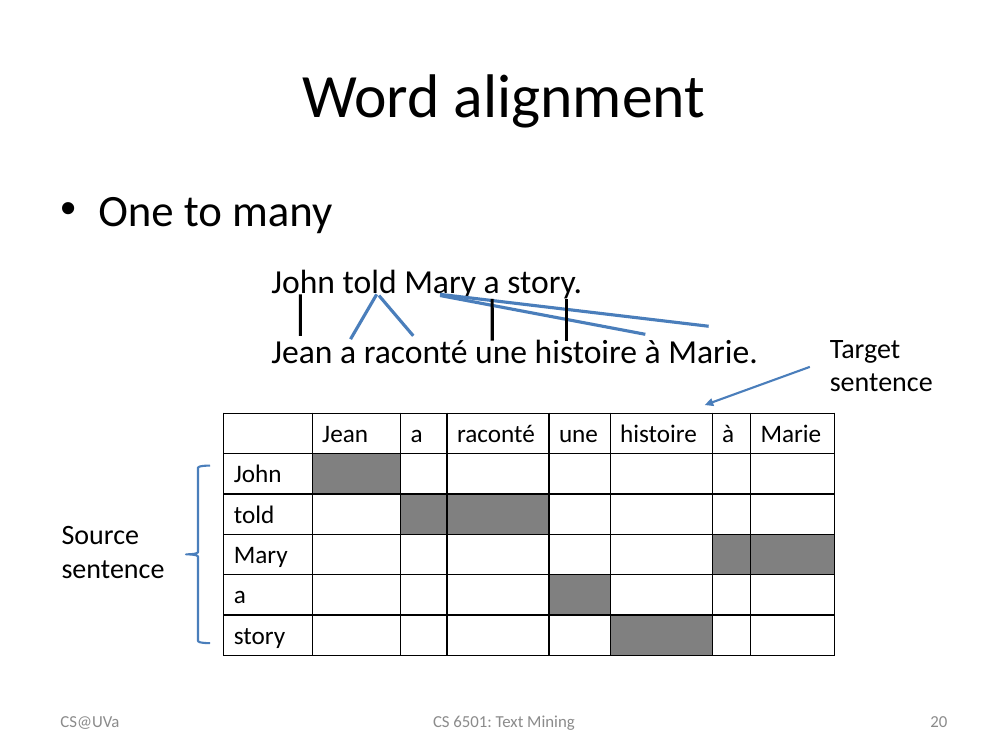
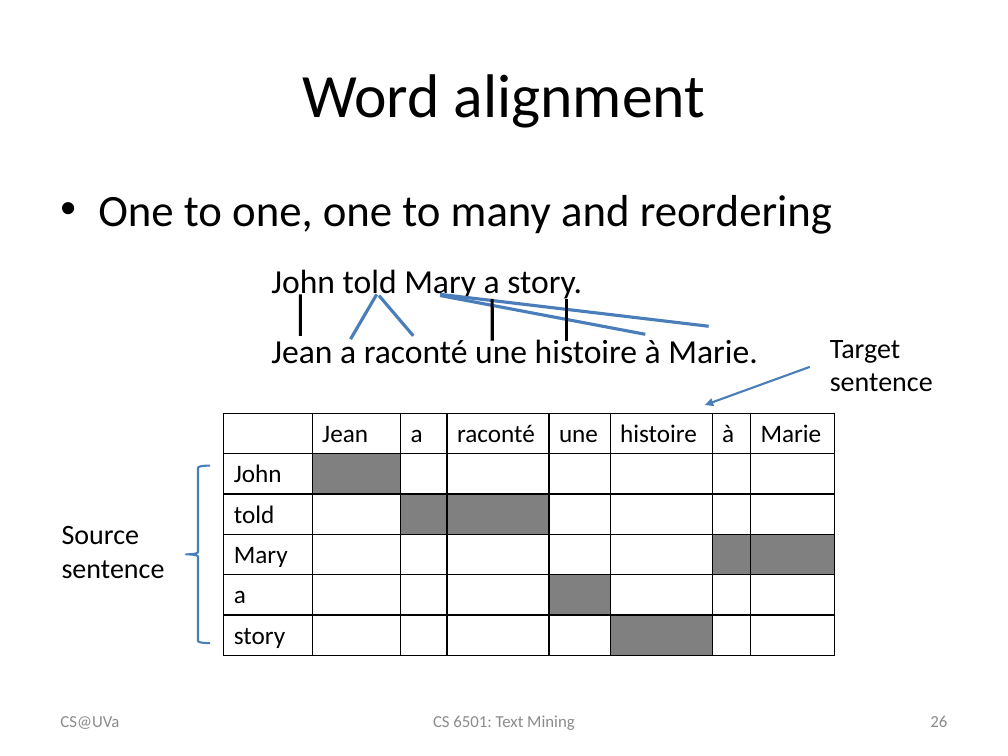
Before and after one commit to wang296/CS6501-Text-Mining, a slide deck: slide 26 of docs/StatisticalMachineTranslation.pptx (slide 20 before the commit). Drawn at 1008x756 pixels with LibreOffice and Linux fonts; fonts in the diff are those of the drawing. Boxes give left, top, right and bottom in pixels: in the first picture for what was removed or moved away, otherwise in the second. Text is boxed around its words. In the diff, an @@ line names an element or a change of style, - is before the commit and + after.

```diff
--- a/docs/StatisticalMachineTranslation.pptx
+++ b/docs/StatisticalMachineTranslation.pptx
@@ text at [98, 195, 832, 234]: text changed @@
-• One to many
+• One to one, one to many and reordering
@@ page number at [930, 716, 947, 727]: text changed @@
-20
+26
```
Also in this commit, not shown: 6 slides added, 5 other files.
